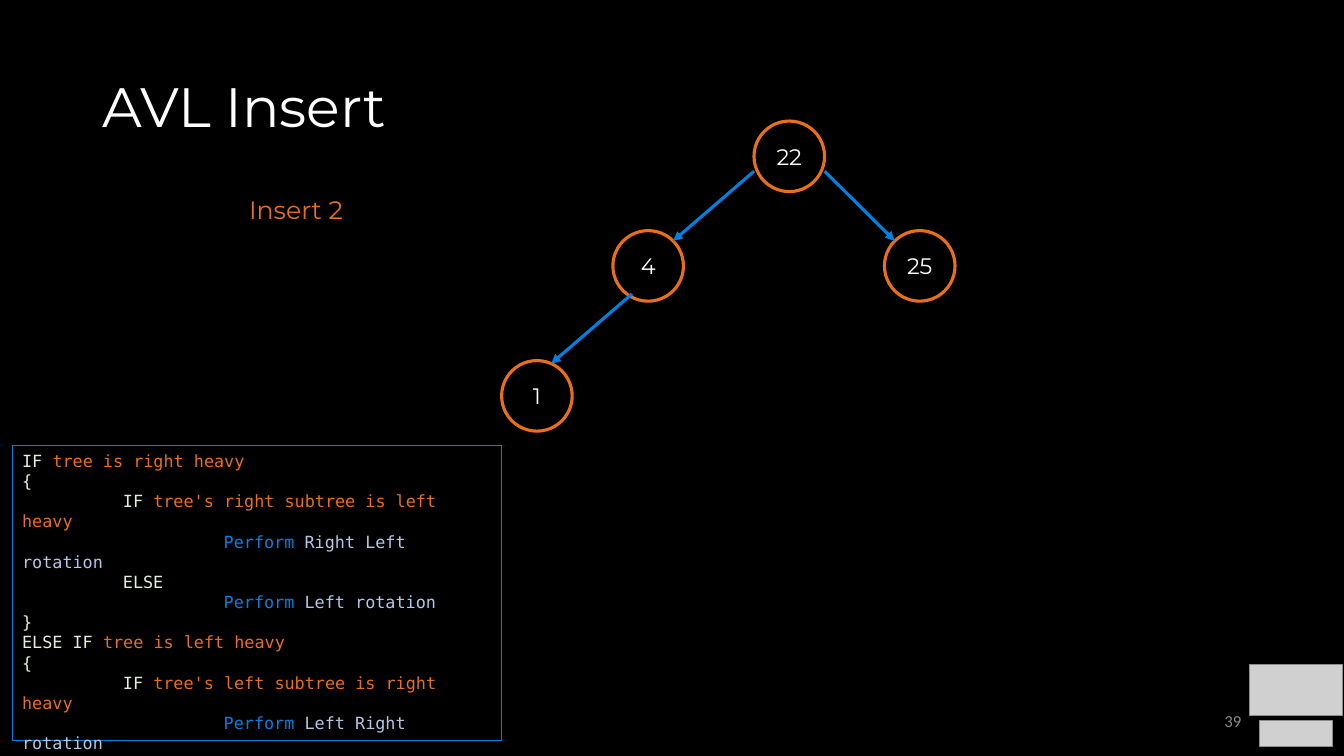
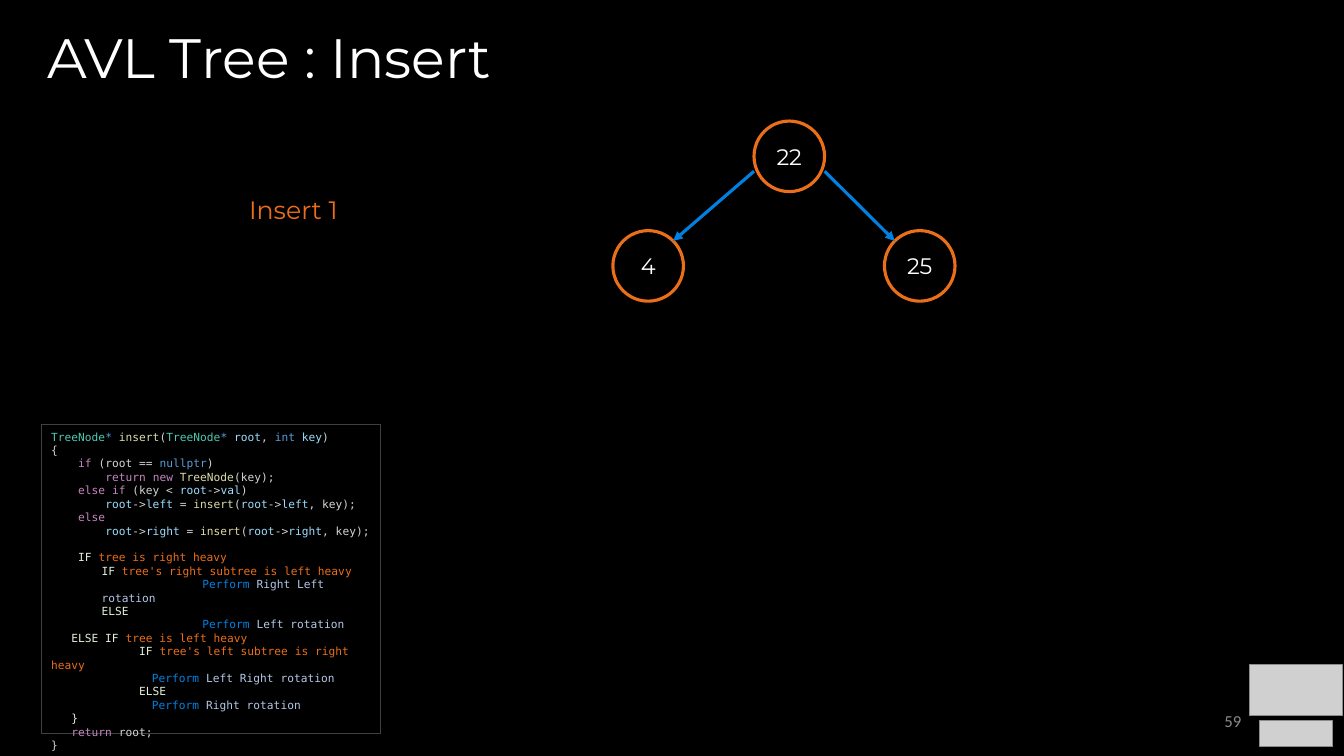
Before and after one commit to COP3530/Instructional-Content, a slide deck: slide 59 of Slides-PPT/4 - Balanced Trees.pptx (slide 39 before the commit). Drawn at 1344x756 pixels with LibreOffice and Linux fonts; fonts in the diff are those of the drawing; grey boxes stand for pictures. Boxes give left, top, right and bottom in pixels: in the first picture for what was removed or moved away, otherwise in the second. Text is boxed around its words. In the diff, an @@ line names an element or a change of style, - is before the commit and + after.

Commit message:
balanced tree changes

```diff
--- a/Slides-PPT/4 - Balanced Trees.pptx
+++ b/Slides-PPT/4 - Balanced Trees.pptx
@@ title at bbox=[47, 39, 490, 79]: text changed @@
-AVL Insert
+AVL Tree : Insert
@@ text at bbox=[249, 201, 338, 219]: text changed @@
-Insert 2
+Insert 1
@@ arrow removed from (632, 294) to (552, 364) @@
@@ ellipse removed at bbox=[502, 361, 573, 432] @@
-1
@@ text in rectangle at bbox=[41, 425, 381, 734]: paragraph removed @@
-{
@@ text in rectangle at bbox=[41, 425, 381, 734]: paragraph removed @@
-}
@@ text in rectangle at bbox=[41, 425, 381, 734]: paragraph removed @@
-{
@@ rectangle "TreeNode* insert(TreeNode* root, int key)": place and size @@
-rectangle "TreeNode* insert(TreeNode* root, int key)" at bbox=[12, 446, 502, 741]
+rectangle "TreeNode* insert(TreeNode* root, int key)" at bbox=[41, 425, 381, 734]
@@ rectangle "TreeNode* insert(TreeNode* root, int key)" at bbox=[41, 425, 381, 734]: outline #0081E2 0.75 pt to #404040 0.75 pt @@
@@ text in rectangle at bbox=[51, 432, 370, 538]: paragraphs added @@
+TreeNode* insert(TreeNode* root, int key)
+{
+if (root == nullptr)
+return new TreeNode(key);
+else if (key < root->val)
+root->left = insert(root->left, key);
+else
+root->right = insert(root->right, key);
@@ text in rectangle at bbox=[51, 552, 352, 712]: size 12 to 8 pt in "IF tree is right heavy", "IF tree's right subtree is left heavy", "Perform Right Left rotation", "ELSE" and 7 more places; list level 1 to 2 in "IF tree's right subtree is ..."; list level 1 to 2 in "Perform Right Left rotation"; list level 1 to 2 in "ELSE"; list level 1 to 2 in "Perform Left rotation" @@
@@ page number at bbox=[1224, 716, 1241, 727]: text changed @@
-39
+59
@@ text in rectangle at bbox=[71, 728, 153, 738]: paragraphs added @@
+return root;
+}
```
Also in this commit, not shown: 11 other slides changed, 22 slides added, 1 other file.
